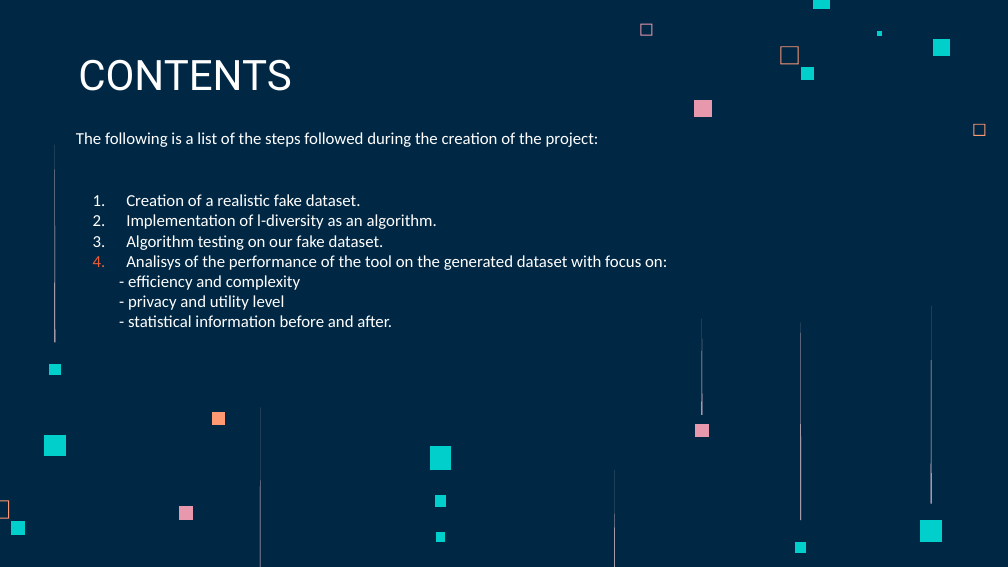
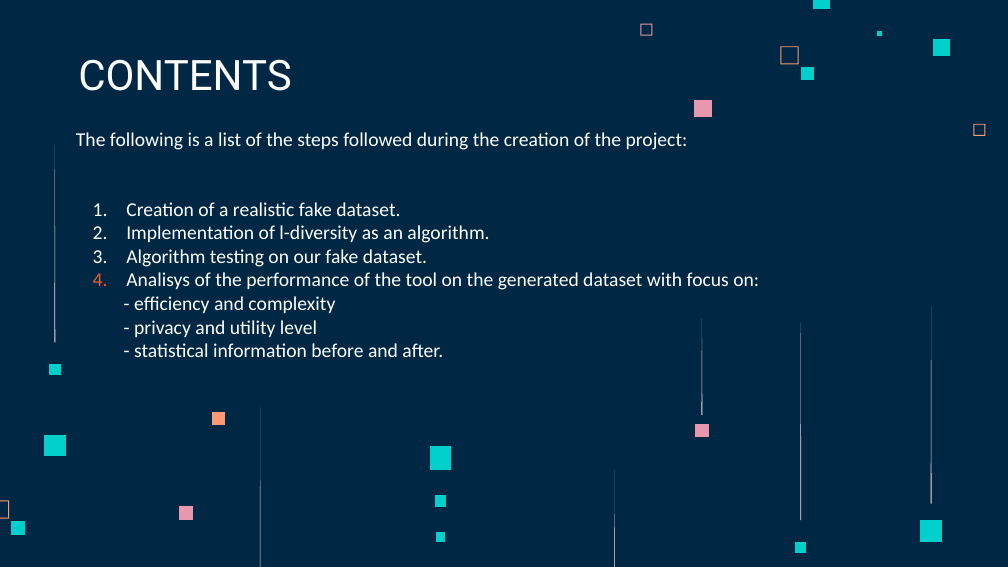
Before and after one commit to AaronKromer/progetto_data, a slide deck: slide 2 of l-diversity.pptx. Drawn at 1008x567 pixels with LibreOffice and Linux fonts; fonts in the diff are those of the drawing. Boxes give left, top, right and bottom in pixels: in the first picture for what was removed or moved away, otherwise in the second. Text is boxed around its words. In the diff, an @@ line names an element or a change of style, - is before the commit and + after.

```diff
--- a/l-diversity.pptx
+++ b/l-diversity.pptx
@@ text "The following is a list ..." at [76, 132, 759, 357]: size 12 to 14 pt @@
```
Also in this commit, not shown: 14 slides added.
